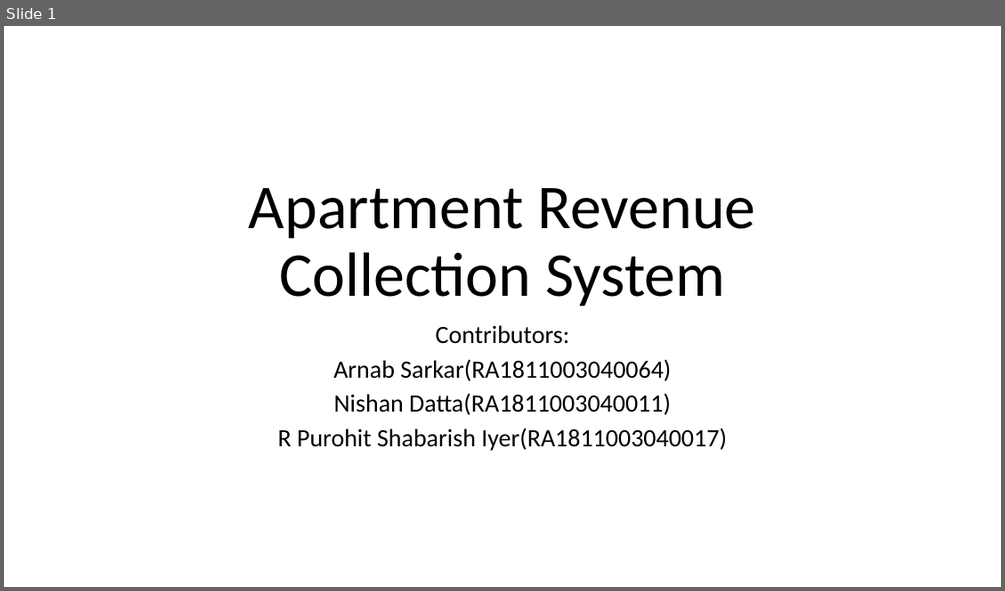
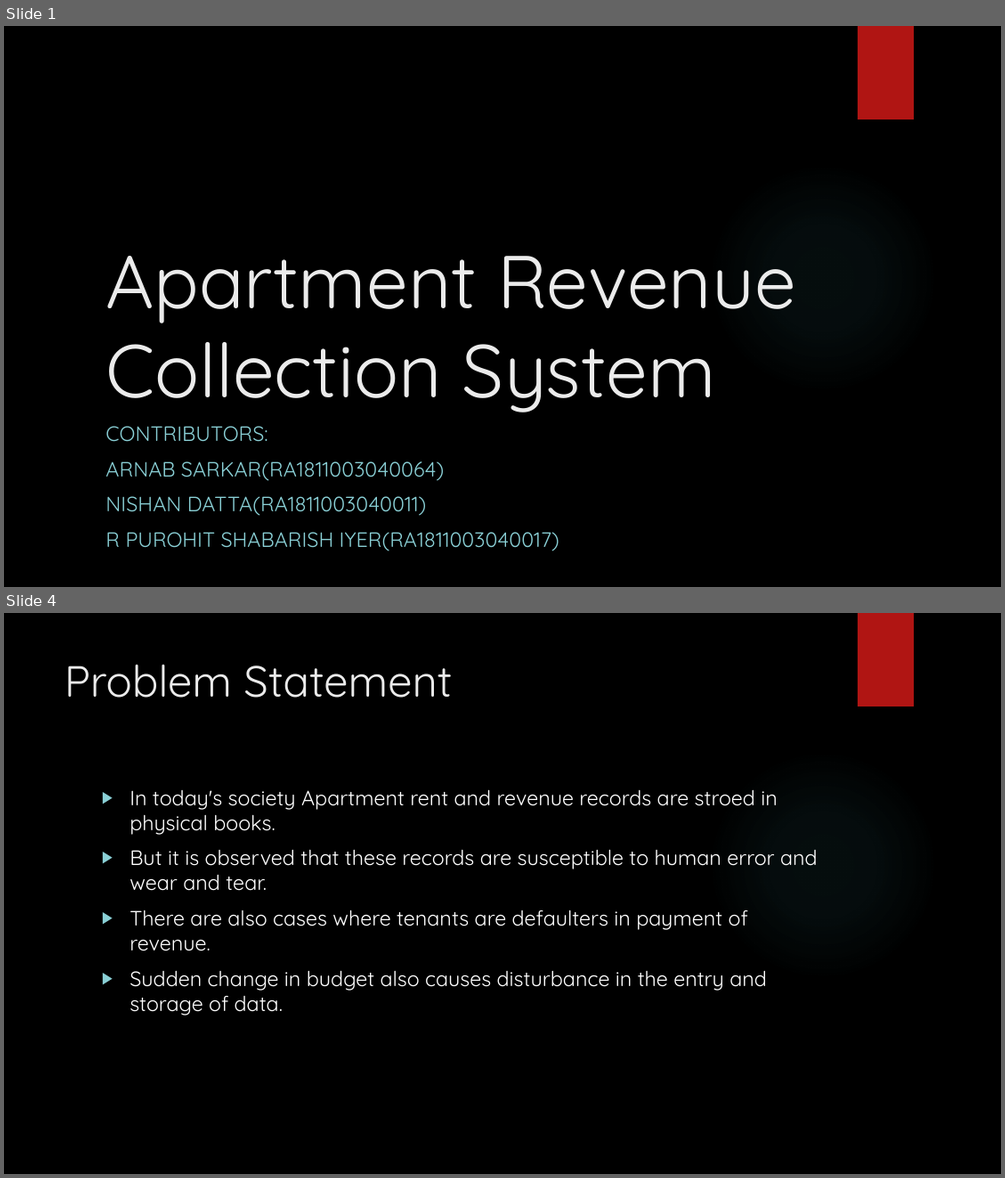
Before and after one commit to GeekyPython/Apartment_Rental_System, a slide deck: Project_Presentation.pptx. Shown one above the other, each under a label of ours: slide 1 before the commit, slides 1 and 4 after it; the slides between them are not shown. The pictures are 1005x591 and 1005x1178 pixels, drawn with LibreOffice and Linux fonts; fonts in the diff are those of the drawing; background and template pictures are left out. Boxes give left, top, right and bottom in pixels: in the first picture for what was removed or moved away, otherwise in the second. Text is boxed around its words. In the diff, an @@ line names an element or a change of style, - is before the commit and + after.

```diff
--- a/Project_Presentation.pptx
+++ b/Project_Presentation.pptx
@@ slide 4 added at [4,613,1001,1174], background picture (left out); not listed: 2 template elements that a slide beside it also shows @@
@@ title added at [65,665,452,698], 42 pt, text #EBEBEB @@
+Problem Statement
@@ text added at [129,789,817,1015], 20 pt, text #FFFFFF @@
+▶ In today's society Apartment rent and revenue records are stroed in physical books.
+▶ But it is observed that these records are susceptible to human error and wear and tear.
+▶ There are also cases where tenants are defaulters in payment of revenue.
+▶ Sudden change in budget also causes disturbance in the entry and storage of data.
@@ slide 1 changed as well @@
@@ background #FFFFFF to picture (left out) @@
@@ rectangle added at [858,26,914,119], fill #B01513 @@
@@ title "Apartment Revenue Collection System": place and size @@
-title "Apartment Revenue Collection System" at [249,188,755,306]
+title "Apartment Revenue Collection System" at [105,256,796,412]
@@ title "Apartment Revenue Collection System" at [105,256,796,412]: size 60 to 72 pt, font Calibri to Quicksand, text colour #000000 to #EBEBEB; alignment centre to left; line spacing 0.9 to 1 @@
@@ ellipse added at [708,163,938,394], fill gradient #50B9C1 @@
@@ subtitle at [105,426,559,551]: text changed; size 24 to 20 pt; font Calibri to Quicksand; text colour #000000 to #8AD0D6 @@
-Contributors:
-Arnab Sarkar(RA1811003040064)
-Nishan Datta(RA1811003040011)
-R Purohit Shabarish Iyer(RA1811003040017)
+CONTRIBUTORS:
+ARNAB SARKAR(RA1811003040064)
+NISHAN DATTA(RA1811003040011)
+R PUROHIT SHABARISH IYER(RA1811003040017)
```
Also in this commit, not shown: 4 other slides changed, 4 other slides added.
